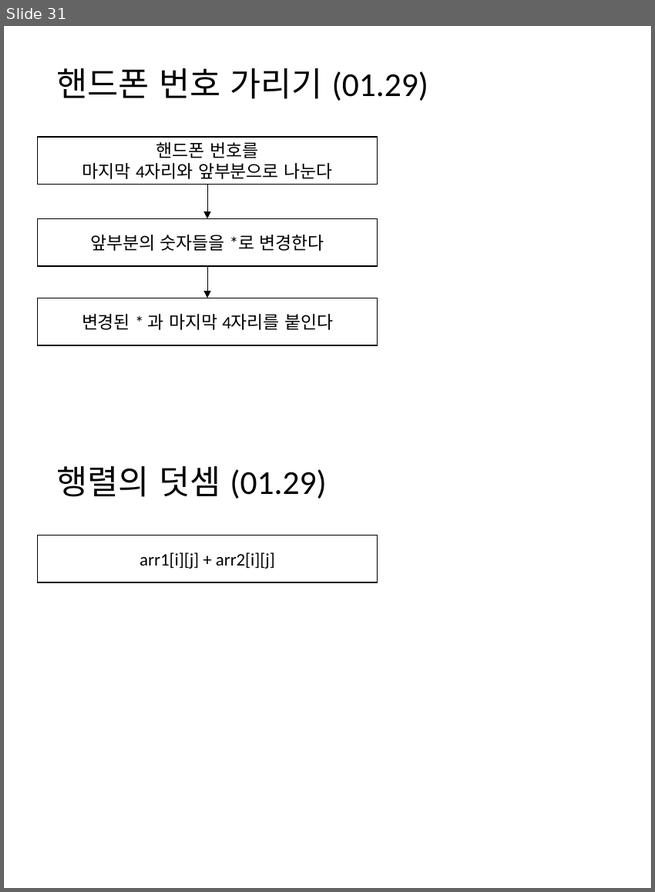
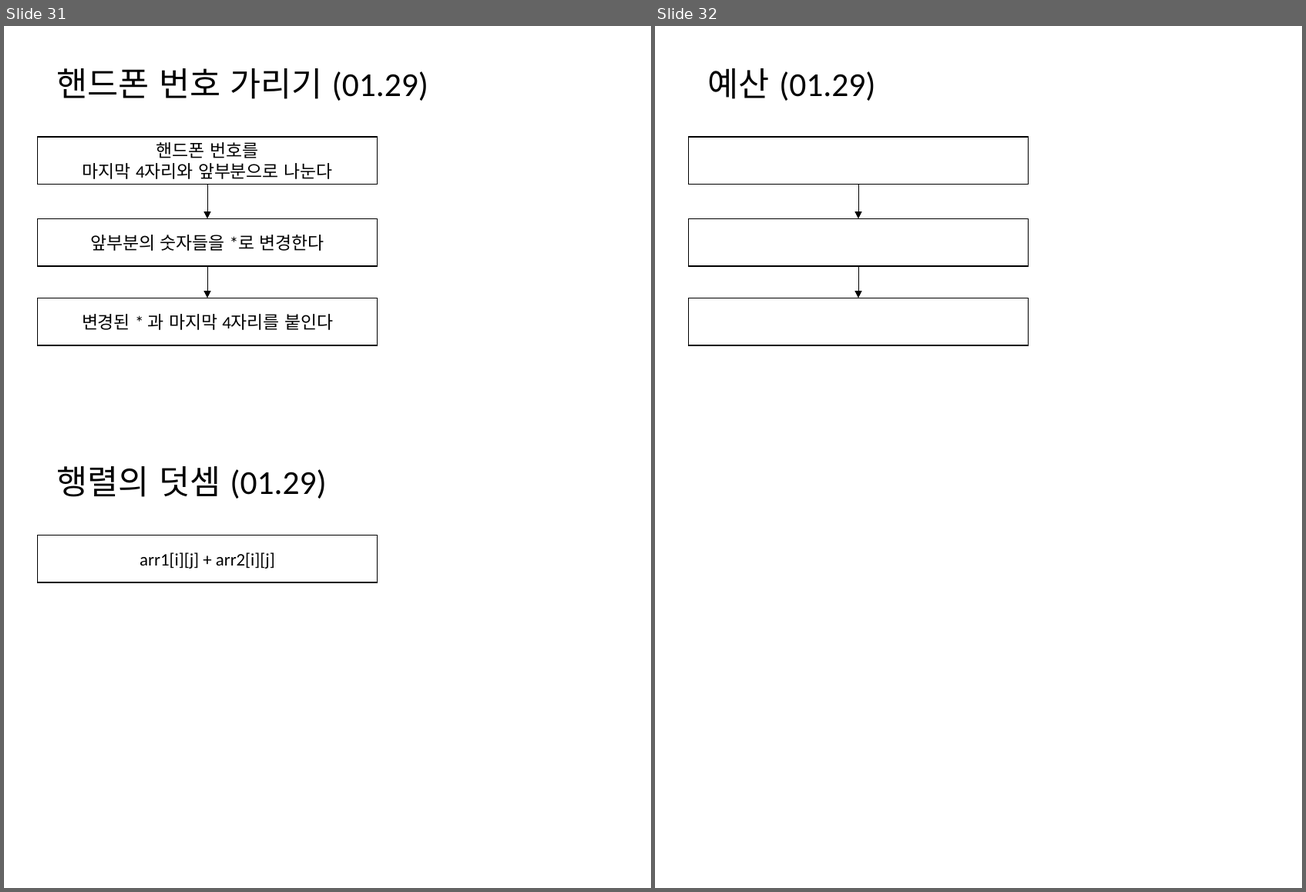
Before and after one commit to mornings9047/Algorithms_Programmers, a slide deck: 알고리즘_프로그래머스_Level01_순서도.pptx. Shown side by side, each under a label of ours: slide 31 before the commit, slides 31 and 32 after it. The pictures are 655x892 and 1306x892 pixels, drawn with LibreOffice and Linux fonts; fonts in the diff are those of the drawing. Boxes give left, top, right and bottom in pixels: in the first picture for what was removed or moved away, otherwise in the second. Text is boxed around its words. In the diff, an @@ line names an element or a change of style, - is before the commit and + after.

Commit message:
예산 unsolved

```diff
--- a/알고리즘_프로그래머스_Level01_순서도.pptx
+++ b/알고리즘_프로그래머스_Level01_순서도.pptx
@@ slide 32 added at <box>655,26,1302,888</box>, background #FFFFFF @@
@@ title added at <box>708,68,876,101</box>, 28 pt, text #000000 @@
+예산 (01.29)
@@ group added at <box>689,137,1028,346</box>: 3 rectangles, 2 arrows @@
```
Also in this commit, not shown: 2 other files.
